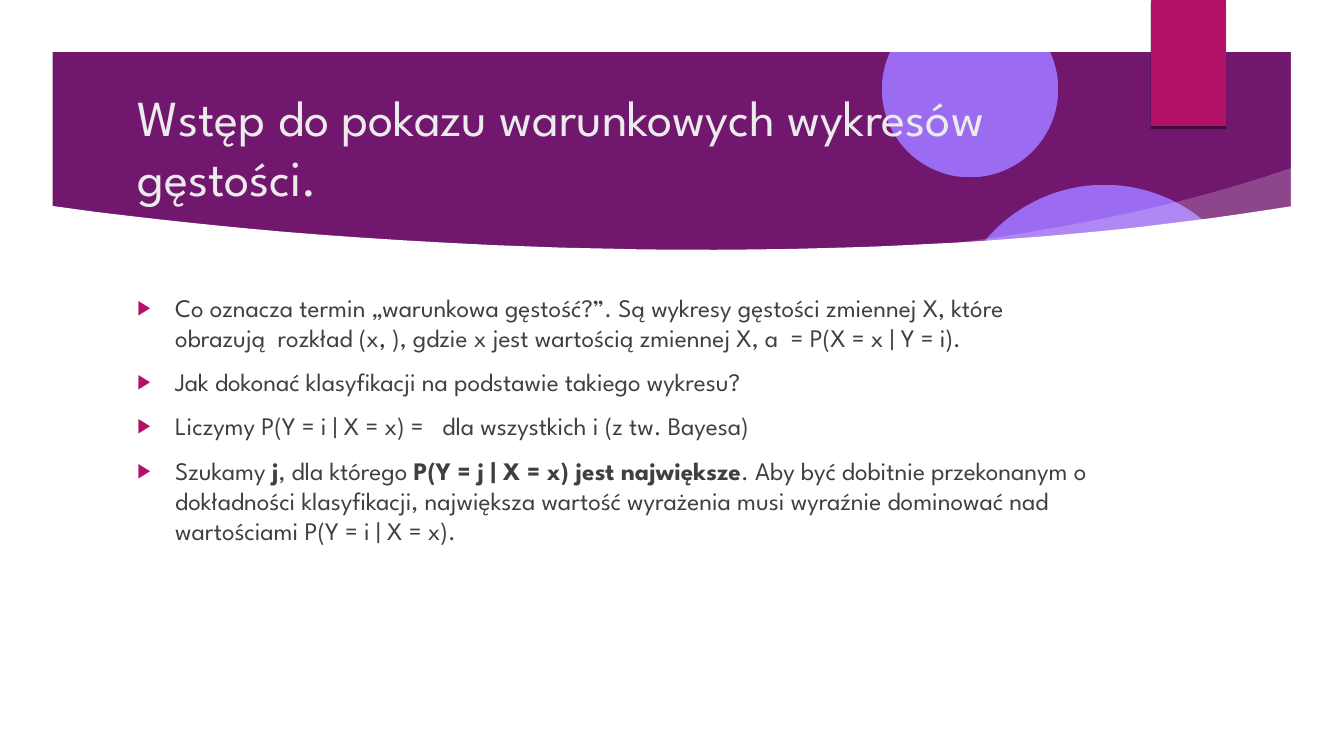
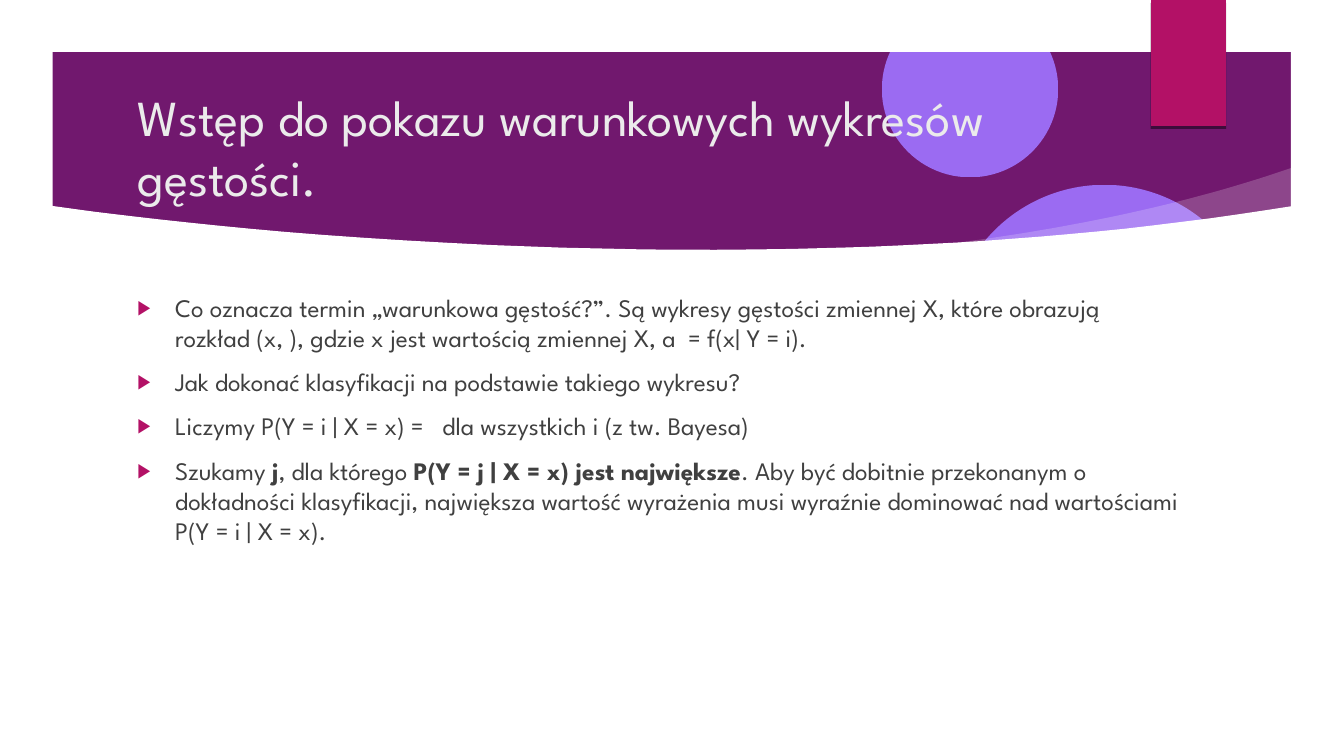
Before and after one commit to Pawel-Tomasz-Nowak/Scientific-collaboration, a slide deck: slide 57 of EmissionAnalysis/Prezentacja projektu.odp (slide 58 before the commit). Drawn at 1344x756 pixels with LibreOffice and Linux fonts; fonts in the diff are those of the drawing; background and template pictures are left out. Boxes give left, top, right and bottom in pixels: in the first picture for what was removed or moved away, otherwise in the second. Text is boxed around its words. In the diff, an @@ line names an element or a change of style, - is before the commit and + after.

```diff
--- a/EmissionAnalysis/Prezentacja projektu.odp
+++ b/EmissionAnalysis/Prezentacja projektu.odp
@@ text at <box>175,299,1099,353</box>: text changed @@
-▶ Co oznacza termin „warunkowa gęstość?”. Są wykresy gęstości zmiennej X, które obrazują rozkład (x, ), gdzie x jest wartością zmiennej X, a = P(X = x | Y = i).
+▶ Co oznacza termin „warunkowa gęstość?”. Są wykresy gęstości zmiennej X, które obrazują rozkład (x, ), gdzie x jest wartością zmiennej X, a = f(x| Y = i).
```
Also in this commit, not shown: 3 other slides changed, 4 slides added, 1 slide removed, 3 other files.
